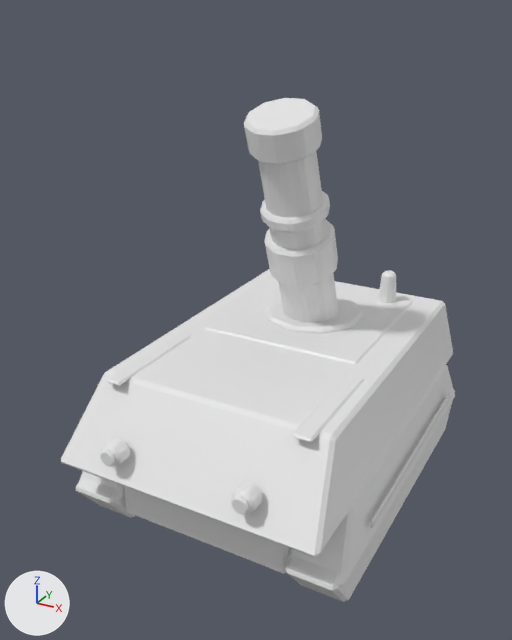
Before and after pictures for a commit that changed the glTF model art/units/mortar.glb.
Both versions are drawn from a 50 mm lens placed at (8.02, -16.28, 12.91), pointed at (-0.45, -0.88, 5.2). The lights are fixed; the arrows at lower left show +X, +Y and +Z. The older version comes first. Vertices at exactly the same position are counted once.

In view in the first picture: 'mortar'.
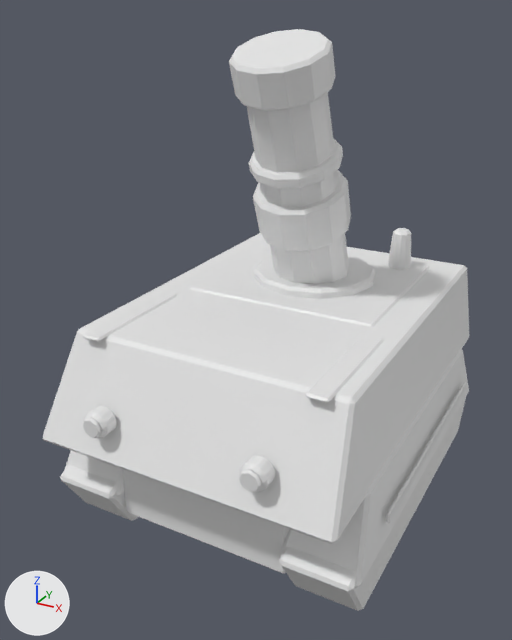
Boxes (x1, y1, x2, y2) around the edits, measured in the pictures (512 x 640 px; the box of a moved part takes in the faces that stretch with it):
'mortar', reshaped (8% wider, 15% taller)
    before: (61, 98, 455, 602)
    after: (43, 29, 469, 611)
part 1 of me_piece, moved or reshaped
    before: (370, 393, 451, 528)
    after: (386, 382, 466, 523)
part 2 of me_piece, moved or reshaped
    before: (205, 280, 413, 364)
    after: (190, 244, 430, 327)
part 3 of me_piece, moved or reshaped
    before: (292, 375, 364, 442)
    after: (305, 334, 384, 403)
part 4 of me_piece, moved or reshaped
    before: (105, 333, 191, 386)
    after: (82, 291, 178, 342)
part 5 of me_piece, rebuilt (26% wider, 12% taller)
    before: (258, 151, 339, 322)
    after: (247, 92, 349, 284)
part 6 of me_piece, rebuilt (12% wider, 7% taller)
    before: (285, 390, 455, 602)
    after: (279, 385, 469, 611)
part 7 of me_piece, rebuilt
    before: (76, 477, 136, 518)
    after: (60, 465, 139, 521)
part 8 of me_piece, rebuilt (12% wider, 7% taller)
    before: (286, 363, 455, 587)
    after: (280, 348, 469, 588)
part 9 of me_piece, rebuilt (9% wider, 8% taller)
    before: (61, 269, 453, 557)
    after: (43, 233, 469, 544)
part 10 of me_piece, rebuilt
    before: (79, 471, 125, 501)
    after: (64, 450, 125, 497)
part 11 of me_piece, deleted
    before: (100, 98, 396, 515)
part 12 of me_piece, added
    after: (229, 29, 411, 299)
part 13 of me_piece, reshaped
    before: (124, 486, 291, 573)
    after: (83, 406, 289, 573)

The edits, one by one:
me_piece is used by ob_mortar; location (0.0, 0.0, 0.0).
me_piece had 780 vertices, 1472 faces and spanned x -3.98..3.98, y -5.72..5.38, z 0.0..10.86.
me_piece now has 722 vertices, 1356 faces and spans x -4.38..4.38, y -5.82..5.59, z 0.0..12.45.
me_piece part 1: the loose piece of 16 vertices spanning x 3.9..3.98, y -3.2..3.8, z 1.61..1.87 is scaled about its middle by (1, 1.03, 1.29), then moved by (0.4, 0.0, 0.4).
me_piece part 2: the loose piece of 24 vertices spanning x -2.4..2.4, y -0.6..4.4, z 4.0..4.45 is scaled about its middle by (1.17, 1.04, 1), then moved by (0.0, 0.0, 1.2).
me_piece part 3: the loose piece of 16 vertices spanning x 2.35..2.85, y -4.4..-1.2, z 4.35..4.45 is scaled about its middle by (1.14, 1.06, 1), then moved by (0.4, -0.1, 1.2).
me_piece part 4: the loose piece of 16 vertices spanning x -2.85..-2.35, y -4.4..-1.2, z 4.35..4.45 is scaled about its middle by (1.14, 1.06, 1), then moved by (-0.4, -0.1, 1.2).
me_piece part 5: the loose piece of 60 vertices spanning x -0.82..0.82, y -0.96..2.63, z 3.85..10.42 is rebuilt with 48 vertices and now spans x -1.1..1.1, y -1.32..2.9, z 4.96..11.99.
me_piece part 6: the loose piece of 32 vertices spanning x 2.5..3.8, y -4.95..5.35, z 0.0..1.43 is rebuilt with 32 vertices and now spans x 2.4..4.2, y -5.05..5.45, z 0.0..1.76.
me_piece part 7: the loose piece of 32 vertices spanning x -3.8..-2.5, y -4.95..5.35, z 0.0..1.43 is rebuilt with 32 vertices and now spans x -4.2..-2.4, y -5.05..5.45, z 0.0..1.76.
me_piece part 8: the loose piece of 24 vertices spanning x 2.41..3.89, y -4.75..5.06, z 1.04..2.6 is rebuilt with 24 vertices and now spans x 2.31..4.29, y -4.86..5.17, z 1.28..3.2.
me_piece part 9: the loose piece of 24 vertices spanning x -3.58..3.58, y -5.54..5.38, z 2.4..4.4 is rebuilt with 24 vertices and now spans x -3.99..3.99, y -5.66..5.59, z 3.0..5.6.
me_piece part 10: the loose piece of 24 vertices spanning x -3.89..-2.41, y -4.75..5.06, z 1.04..2.6 is rebuilt with 24 vertices and now spans x -4.29..-2.31, y -4.86..5.17, z 1.28..3.2.
me_piece part 11: 10 loose pieces with 472 vertices, spanning x -2.08..2.08, y -5.72..4.3, z 2.92..10.86, are deleted.
me_piece part 12: 264 vertices added at x -2.26..2.26, y -1.68..4.37, z 5.2..12.45.
me_piece part 13: 12 vertices removed from x -2.4..2.4, y -4.6..5.0, z 2.51..2.6; 174 vertices added at x -2.43..2.43, y -5.82..5.0, z 3.11..4.33.
Other edits to the shape of me_piece do not show in these pictures.
